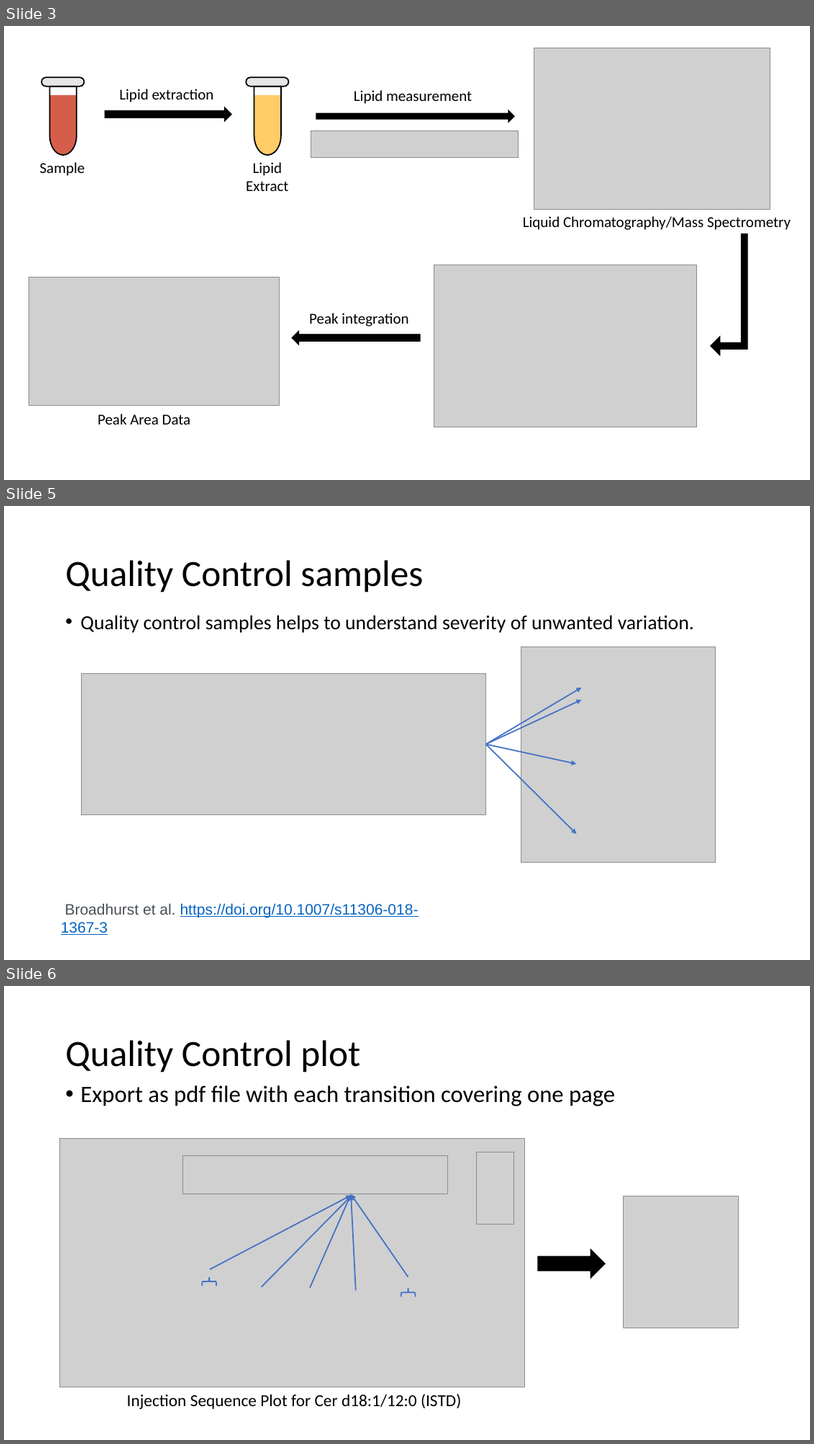
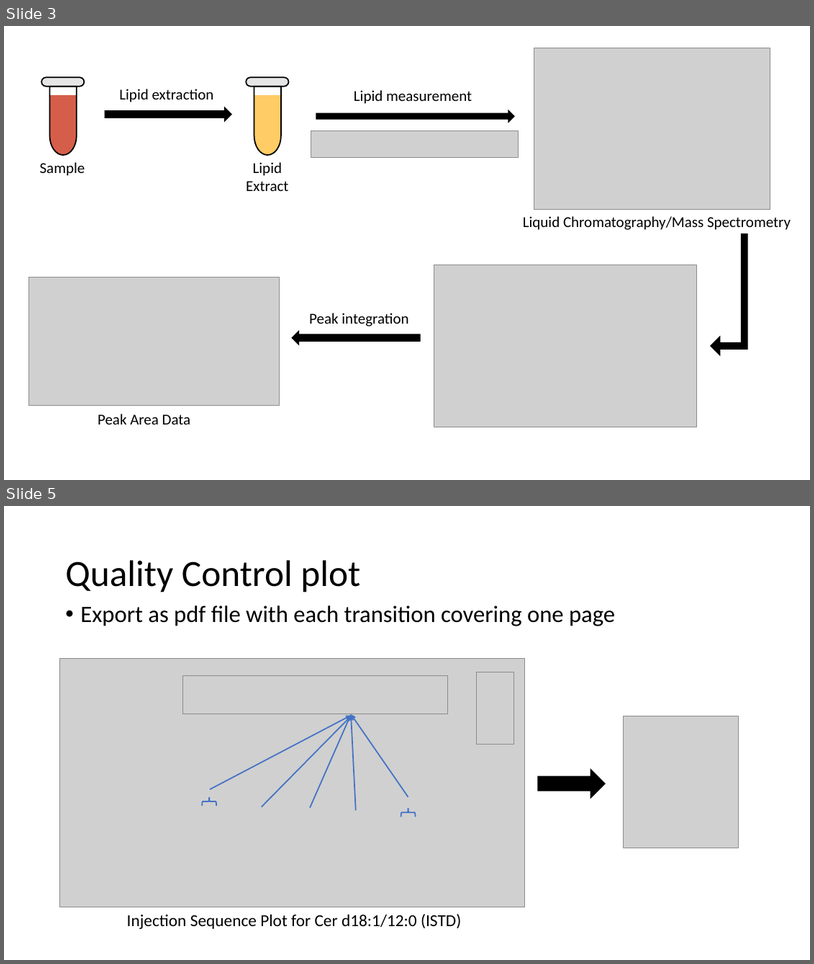
Before and after one commit to JauntyJJS/NHS-R2022, a slide deck: images/Image_In_ppt.pptx. Shown one above the other, each under a label of ours: slides 3, 5 and 6 before the commit, slides 3 and 5 after it; the slides between them are not shown. The pictures are 814x1444 and 814x964 pixels, drawn with LibreOffice and Linux fonts; fonts in the diff are those of the drawing; grey boxes stand for pictures. Boxes give left, top, right and bottom in pixels: in the first picture for what was removed or moved away, otherwise in the second. Text is boxed around its words. In the diff, an @@ line names an element or a change of style, - is before the commit and + after.

```diff
--- a/images/Image_In_ppt.pptx
+++ b/images/Image_In_ppt.pptx
@@ slide 5 removed at <box>4,506,810,960</box>, background #FFFFFF @@
@@ title removed at <box>65,560,423,592</box> @@
-Quality Control samples
@@ text removed at <box>80,615,694,633</box> @@
-• Quality control samples helps to understand severity of unwanted variation.
@@ group removed at <box>82,647,715,862</box>: 4 arrows, 2 pictures @@
@@ text removed at <box>61,903,419,934</box> @@
-Broadhurst et al. https://doi.org/10.1007/s11306-018-1367-3
@@ what was slide 6 is now slide 5 @@
```
Also in this commit, not shown: 2 slides added, 2 other slides removed, 4 other files.
